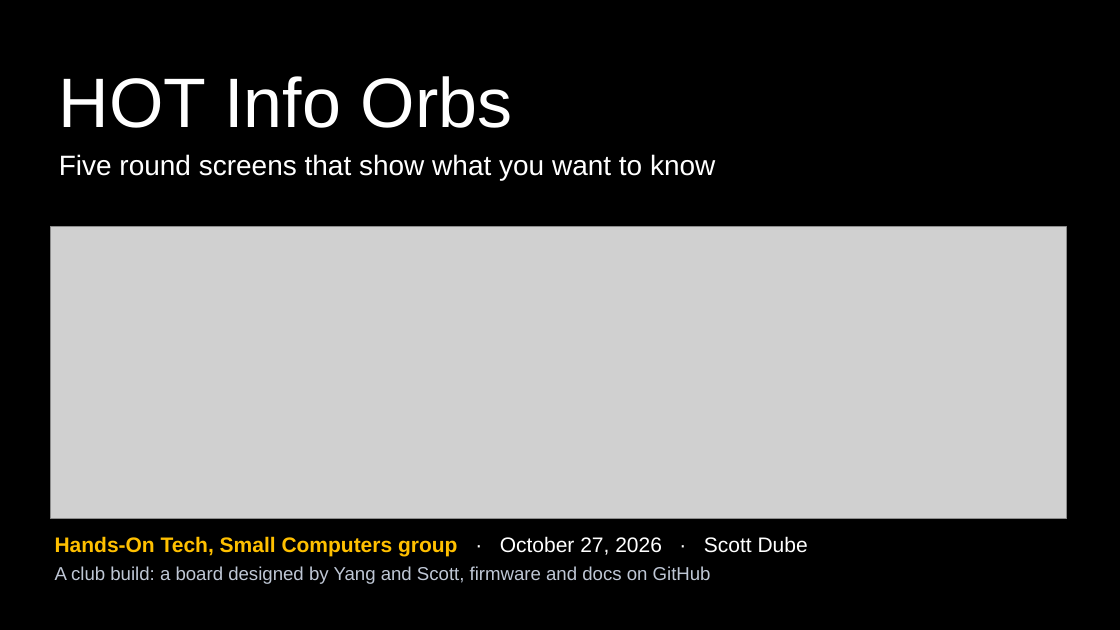
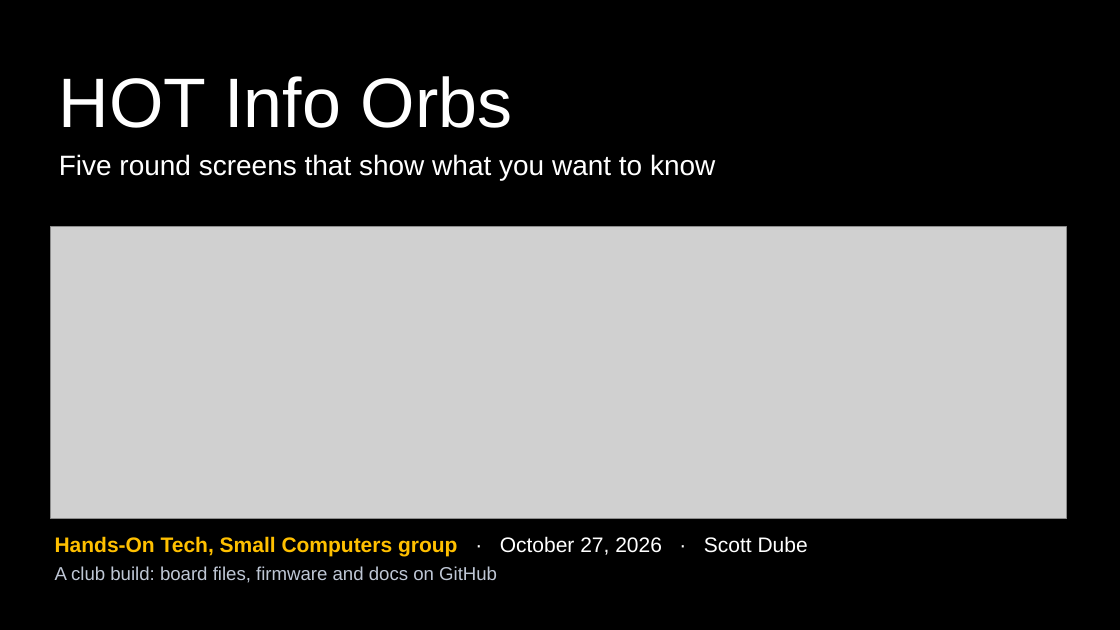
Before and after one commit to scottdube/hot-info-orbs, a slide deck: slide 1 of docs/presentation/HOT-Info-Orbs-Small-Computers-2026-10-27.pptx. Drawn at 1120x630 pixels with LibreOffice and Linux fonts; fonts in the diff are those of the drawing; grey boxes stand for pictures; background and template pictures are left out. Boxes give left, top, right and bottom in pixels: in the first picture for what was removed or moved away, otherwise in the second. Text is boxed around its words. In the diff, an @@ line names an element or a change of style, - is before the commit and + after.

```diff
--- a/docs/presentation/HOT-Info-Orbs-Small-Computers-2026-10-27.pptx
+++ b/docs/presentation/HOT-Info-Orbs-Small-Computers-2026-10-27.pptx
@@ text at bbox=[55, 566, 497, 583]: text changed @@
-A club build: a board designed by Yang and Scott, firmware and docs on GitHub
+A club build: board files, firmware and docs on GitHub
```
Also in this commit, not shown: 2 other files.
